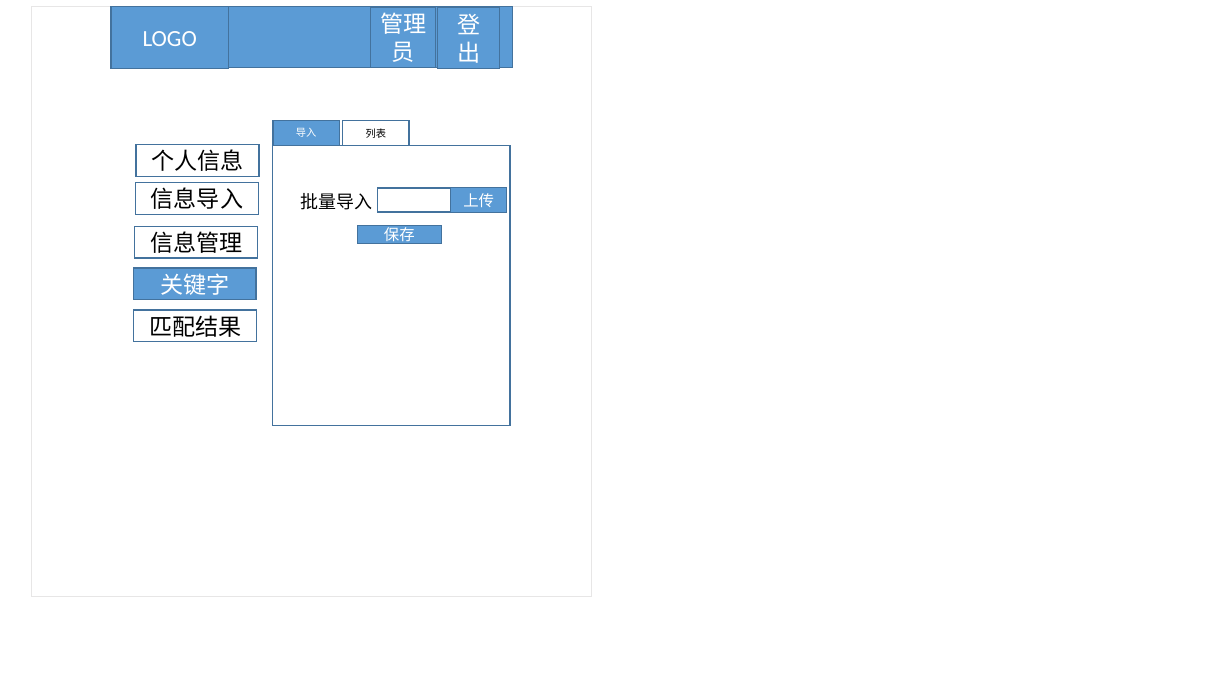
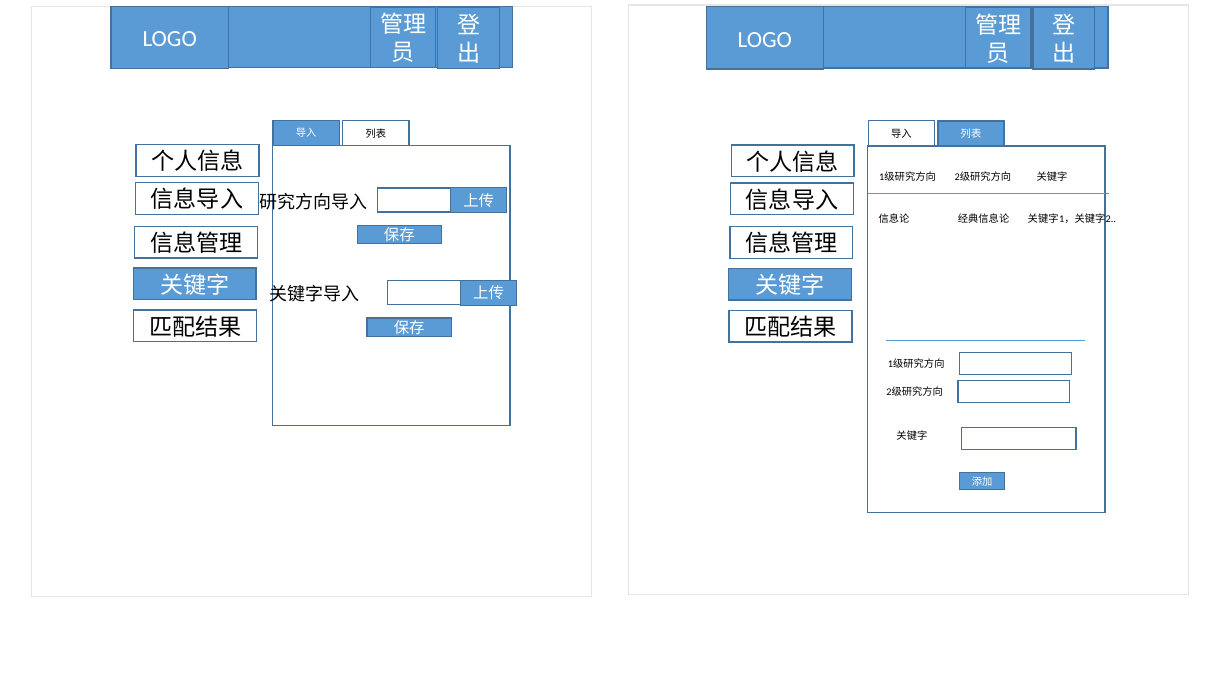
Before and after one commit to soyal/Work, a slide deck: slide 7 of api/论文管理系统.pptx. Drawn at 1232x693 pixels with LibreOffice and Linux fonts; fonts in the diff are those of the drawing. Boxes give left, top, right and bottom in pixels: in the first picture for what was removed or moved away, otherwise in the second. Text is boxed around its words. In the diff, an @@ line names an element or a change of style, - is before the commit and + after.

```diff
--- a/api/论文管理系统.pptx
+++ b/api/论文管理系统.pptx
@@ rectangle added at (628, 5, 1189, 594), fill #FFFFFF, outline #E7E6E6 1 pt @@
@@ rectangle added at (706, 6, 1108, 68), fill #5B9BD5, outline #43739E 1 pt @@
@@ rectangle added at (706, 6, 823, 69), fill #5B9BD5, outline #43739E 1 pt, 18 pt, text #FFFFFF @@
+LOGO
@@ rectangle added at (966, 7, 1031, 67), fill #5B9BD5, outline #43739E 1 pt, 18 pt, text #FFFFFF @@
+管理员
@@ rectangle added at (1033, 7, 1095, 69), fill #5B9BD5, outline #43739E 1 pt, 18 pt, text #FFFFFF @@
+登出
@@ rectangle added at (731, 145, 854, 177), fill #FFFFFF, outline #43739E 1 pt, 18 pt, text #000000 @@
+个人信息
@@ rectangle added at (868, 146, 1105, 512), outline #43739E 1 pt @@
@@ rectangle added at (869, 121, 935, 146), fill #FFFFFF, outline #43739E 1 pt, 8 pt, text #000000 @@
+导入
@@ rectangle added at (938, 121, 1005, 146), fill #5B9BD5, outline #43739E 1 pt, 8 pt, text #FFFFFF @@
+列表
@@ text added at (879, 171, 1068, 181), 8 pt, text #000000 @@
+1级研究方向 2级研究方向 关键字
@@ text at (260, 189, 368, 213): text changed @@
-批量导入
+研究方向导入
@@ rectangle added at (731, 183, 854, 214), fill #FFFFFF, outline #43739E 1 pt, 18 pt, text #000000 @@
+信息导入
@@ line added from (869, 193) to (1109, 193), #5B9BD5 0.5 pt @@
@@ rectangle added at (730, 226, 853, 258), fill #FFFFFF, outline #43739E 1 pt, 18 pt, text #000000 @@
+信息管理
@@ text added at (879, 212, 1116, 226), 8 pt, text #000000 @@
+信息论 经典信息论 关键字1，关键字2..
@@ rectangle added at (728, 268, 851, 299), fill #5B9BD5, outline #43739E 1 pt, 18 pt, text #FFFFFF @@
+关键字
@@ text added at (270, 282, 360, 306), 14 pt, text #000000 @@
+关键字导入
@@ rectangle added at (387, 281, 514, 305), fill #FFFFFF, outline #43739E 1 pt @@
@@ rectangle added at (461, 280, 517, 305), fill #5B9BD5, outline #43739E 1 pt, 12 pt, text #FFFFFF @@
+上传
@@ rectangle added at (367, 318, 451, 336), fill #5B9BD5, outline #43739E 1 pt, 12 pt, text #FFFFFF @@
+保存
@@ rectangle added at (729, 311, 852, 342), fill #FFFFFF, outline #43739E 1 pt, 18 pt, text #000000 @@
+匹配结果
@@ line added from (886, 341) to (1085, 341), #5B9BD5 0.5 pt @@
@@ text added at (888, 358, 945, 368), 8 pt, text #000000 @@
+1级研究方向
@@ rectangle added at (960, 352, 1072, 374), fill #FFFFFF, outline #43739E 1 pt @@
@@ text added at (886, 387, 943, 396), 8 pt, text #000000 @@
+2级研究方向
@@ rectangle added at (958, 381, 1070, 403), fill #FFFFFF, outline #43739E 1 pt @@
@@ text added at (896, 430, 927, 440), 8 pt, text #000000 @@
+关键字
@@ rectangle added at (962, 427, 1077, 449), fill #FFFFFF, outline #43739E 1 pt @@
@@ rectangle added at (960, 472, 1006, 490), fill #5B9BD5, outline #43739E 1 pt, 8 pt, text #FFFFFF @@
+添加
```
Also in this commit, not shown: 1 other slide changed, 1 slide added, 1 slide removed.
